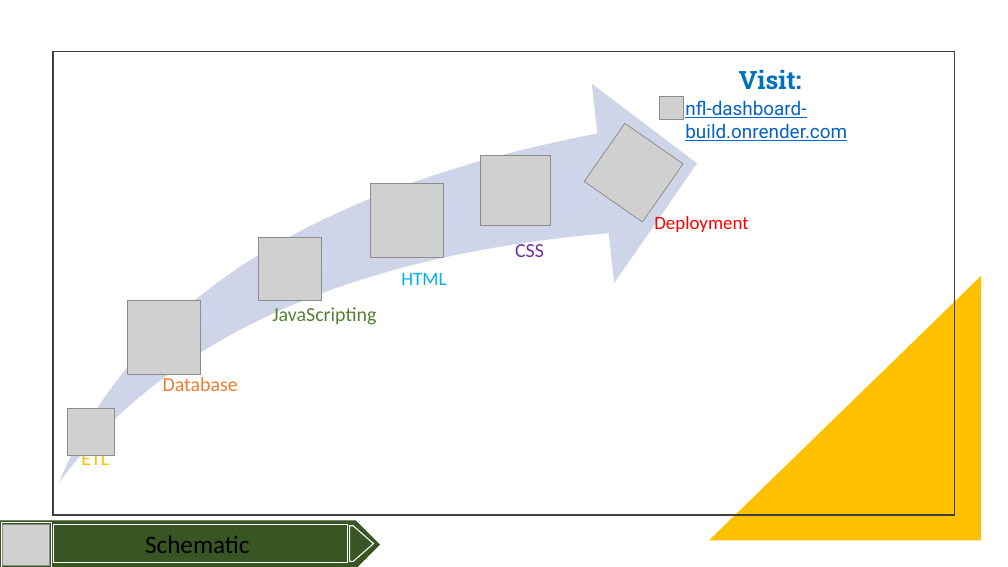
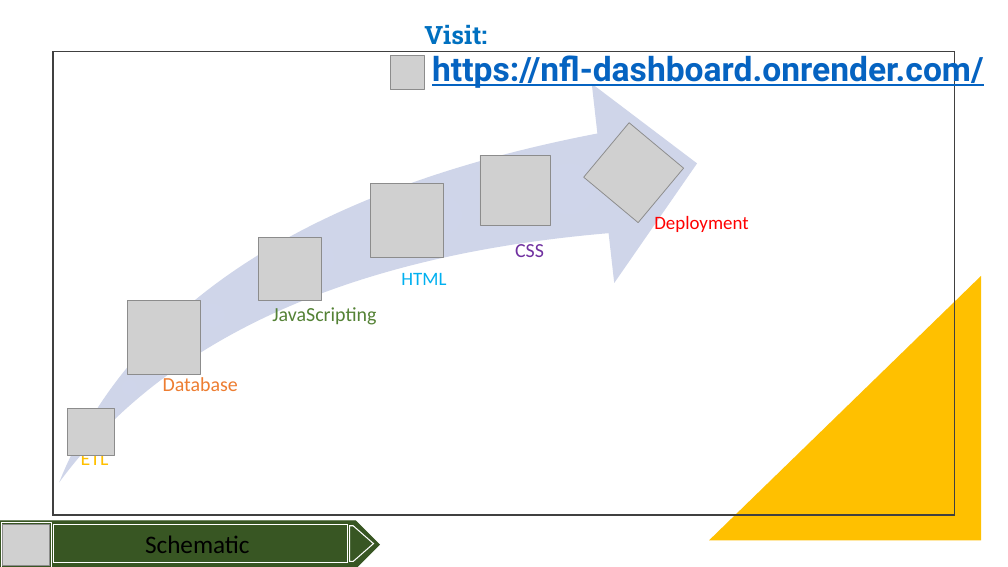
Before and after one commit to gusmendesbh/project3-group1, a slide deck: slide 4 of files/slides/Slide_deck.pptx. Drawn at 1008x567 pixels with LibreOffice and Linux fonts; fonts in the diff are those of the drawing; grey boxes stand for pictures. Boxes give left, top, right and bottom in pixels: in the first picture for what was removed or moved away, otherwise in the second. Text is boxed around its words. In the diff, an @@ line names an element or a change of style, - is before the commit and + after.

```diff
--- a/files/slides/Slide_deck.pptx
+++ b/files/slides/Slide_deck.pptx
@@ text "Visit:": place and size @@
-text "Visit:" at <box>739,69,802,90</box>
+text "Visit:" at <box>424,24,487,45</box>
@@ picture: place and size @@
-picture at <box>660,97,684,120</box>
+picture at <box>390,56,424,90</box>
@@ text at <box>432,51,984,90</box>: text changed; size 18 to 32 pt; bold on @@
-nfl-dashboard-build.onrender.com
+https://nfl-dashboard.onrender.com/
@@ picture at <box>584,123,684,223</box>: rotation 34 to 39 degrees @@
```
Also in this commit, not shown: 8 other slides changed, 1 slide added.
